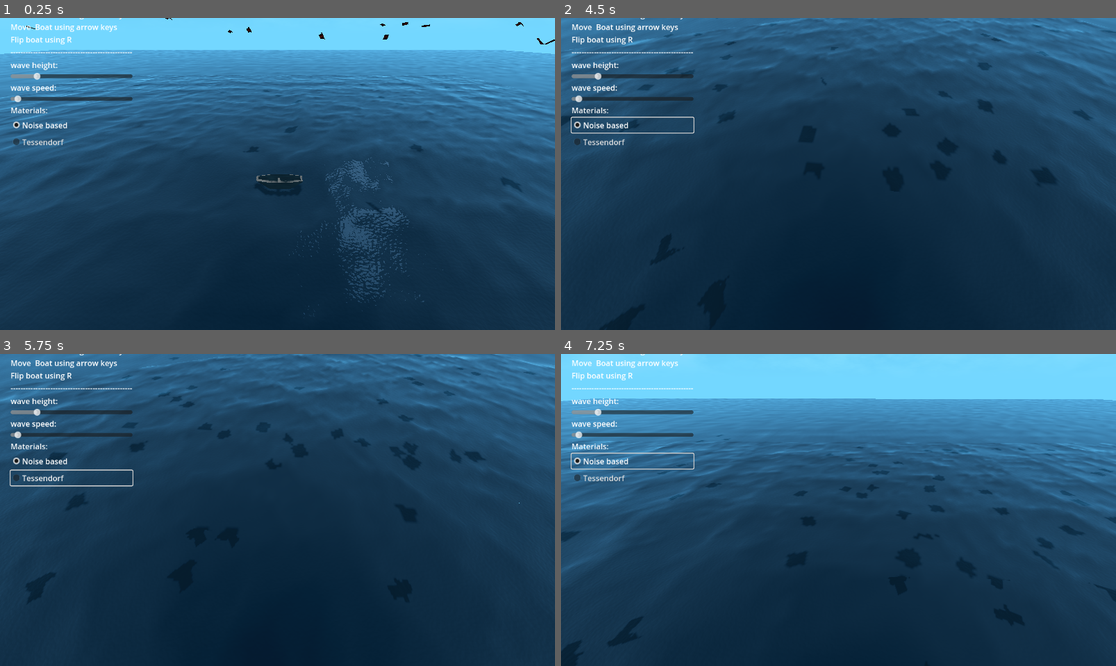
Above: before the commit, frames 1-4 (two rows, left to right).
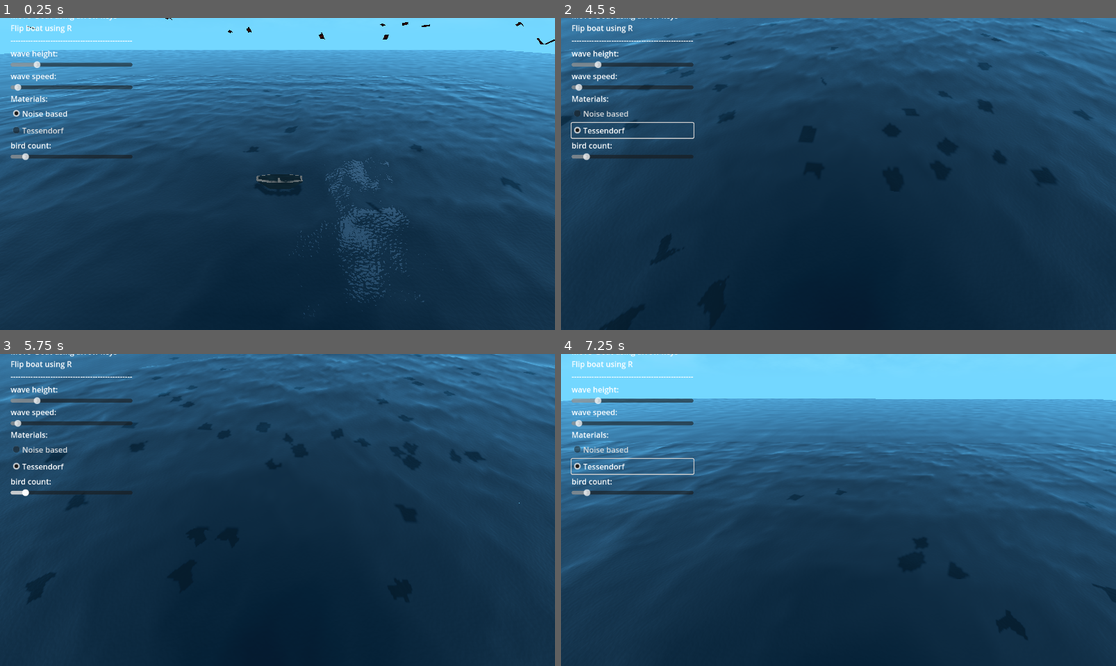
Above: after the commit, the same moments.

Repository: D0V4HKIIN/cs-341-computer-graphics-project
Game: Godot game, scene res://Main.tscn
Same seed, same stepped clock (60 frames per second), same inputs: the game is played once before the commit and once after it.
Inputs (mouse positions are in pixels of both pictures, inside the frame that each line leads up to):
- Up to frame 1 (0.25 s): no input
- Up to frame 2 (4.5 s): move the mouse to (960, 158) at 0.52 s; press the mouse at (960, 158) at 0.53 s; hold Right (boat_right) 0.53-1.28 s; move the mouse to (727, 189) at 1.27 s; release the mouse at (727, 189) at 1.28 s; hold Down (boat_back) 1.28-2.03 s; click (727, 189) at 1.35 s; move the mouse to (894, 105) at 2.02 s; press the mouse at (894, 105) at 2.03 s; hold Right (boat_right) 2.03-2.78 s; move the mouse to (810, 236) at 2.77 s; release the mouse at (810, 236) at 2.78 s; hold Up (boat_forward) 2.78-3.53 s; click (810, 236) at 2.85 s; move the mouse to (1005, 220) at 3.52 s; press the mouse at (1005, 220) at 3.53 s; hold Left (boat_left) from 3.53 s (still down); move the mouse to (672, 127) at 4.27 s; release the mouse at (672, 127) at 4.28 s; click (672, 127) at 4.35 s
- Up to frame 3 (5.75 s): move the mouse to (305, 510) at 5.02 s; release Left (boat_left) at 5.03 s; press the mouse at (305, 510) at 5.03 s; hold Down (boat_back) from 5.03 s (still down)
- Up to frame 4 (7.25 s): move the mouse to (755, 432) at 5.77 s; release Down (boat_back) at 5.78 s; release the mouse at (755, 432) at 5.78 s; hold Right (boat_right) 5.78-6.53 s; click (755, 432) at 5.85 s; move the mouse to (960, 494) at 6.52 s; press the mouse at (960, 494) at 6.53 s; hold Up (boat_forward) from 6.53 s (still down)

The runs differ from the first frame. In frame 1, 2.6% of the frame differs, in the area x 1-24%, y 0-46%; in frame 2, 3.0%; in frame 3, 2.8%; in frame 4, 3.6%, in the area x 0-100%, y 0-97%.

Commit message:
bird count

Diff:
--- a/seas-341_captain_hooks_black_pearl/Birds/manyBirds.gd
+++ b/seas-341_captain_hooks_black_pearl/Birds/manyBirds.gd
@@ -1,6 +1,5 @@
 extends MultiMeshInstance3D
 
-@onready var swarm = $"../birds"
 @onready var box = $"../birds/Box"
 
 var box_vertices: Vector3
@@ -27,7 +26,7 @@
 
 # Called when the node enters the scene tree for the first time.
 func _ready():
-	BOID_COUNT = swarm.multimesh.instance_count
+	BOID_COUNT = multimesh.instance_count
 	boid_positions.resize(BOID_COUNT)
 	boid_velocities.resize(BOID_COUNT)
 	attractor_positions.resize(attractor_count)
@@ -48,12 +47,12 @@
 	for i in range(BOID_COUNT):
 		boid_positions[i] = Vector3(randf_range(min_vertex.x, max_vertex.x), randf_range(min_vertex.y, max_vertex.y), randf_range(min_vertex.z, max_vertex.z))
 		boid_velocities[i] = Vector3(randf_range(-1, 1), randf_range(-1, 1), randf_range(-1, 1)).normalized() * randf_range(BOID_SPEED_MIN, BOID_SPEED_MAX)
-		swarm.multimesh.set_instance_transform(i, Transform3D(Basis(), boid_positions[i]))
-		swarm.multimesh.set_instance_custom_data(i, Color(randf(), randf(), randf(), randf()))
+		multimesh.set_instance_transform(i, Transform3D(Basis(), boid_positions[i]))
+		multimesh.set_instance_custom_data(i, Color(randf(), randf(), randf(), randf()))
 
 # Called every frame. 'delta' is the elapsed time since the previous frame.
 func _process(delta):
-	for i in range(swarm.multimesh.instance_count):
+	for i in range(multimesh.instance_count):
 		var position = boid_positions[i]
 		var velocity = boid_velocities[i]
 
@@ -63,7 +62,7 @@
 		var separation = Vector3()
 		var neighbor_count = 0
 
-		for j in range(swarm.multimesh.instance_count):
+		for j in range(multimesh.instance_count):
 			if i != j:
 				var neighbor_position = boid_positions[j]
 
--- a/seas-341_captain_hooks_black_pearl/Water.tscn
+++ b/seas-341_captain_hooks_black_pearl/Water.tscn
@@ -8,6 +8,5 @@
 subdivide_depth = 49
 
 [node name="Water" type="MeshInstance3D"]
-cast_shadow = 0
 mesh = SubResource("PlaneMesh_triiu")
 surface_material_override/0 = ExtResource("1_2605e")
--- a/seas-341_captain_hooks_black_pearl/settings2.gd
+++ b/seas-341_captain_hooks_black_pearl/settings2.gd
@@ -3,6 +3,8 @@
 @onready var ocean = $"../Ocean"
 @onready var noise_material = load("res://water_noise_based.gdshader");
 @onready var tessendorf_material = load("res://fft_shader.gdshader");
+
+@onready var birds = $"../birds"
 
 @onready var noise_button = $MarginContainer/VBoxContainer/noise_button;
 @onready var tessendorf_button = $MarginContainer/VBoxContainer/tessendorf_button;
@@ -18,6 +20,9 @@
 		water.get_active_material(0).set("shader_parameter/wave_speed", value);
 	ocean.update_variables();
 
+func change_birds(value):
+	birds.multimesh.set_instance_count(value);
+	print(value);
 
 func _noise_pressed():
 	print("noise")
--- a/seas-341_captain_hooks_black_pearl/settings2.tscn
+++ b/seas-341_captain_hooks_black_pearl/settings2.tscn
@@ -82,7 +82,17 @@
 button_group = ExtResource("2_xv8cx")
 text = "Tessendorf"
 
+[node name="bird count" type="Label" parent="MarginContainer/VBoxContainer"]
+layout_mode = 2
+text = "bird count:"
+
+[node name="bird count slider" type="HSlider" parent="MarginContainer/VBoxContainer"]
+layout_mode = 2
+max_value = 200.0
+value = 20.0
+
 [connection signal="value_changed" from="MarginContainer/VBoxContainer/wave_height slider" to="." method="change_wave_height"]
 [connection signal="value_changed" from="MarginContainer/VBoxContainer/wave speed slider" to="." method="change_wave_speed"]
 [connection signal="pressed" from="MarginContainer/VBoxContainer/noise_button" to="." method="_noise_pressed"]
 [connection signal="pressed" from="MarginContainer/VBoxContainer/tessendorf_button" to="." method="_tessendorf_pressed"]
+[connection signal="value_changed" from="MarginContainer/VBoxContainer/bird count slider" to="." method="change_birds"]
--- a/seas-341_captain_hooks_black_pearl/water_noise_based_material.tres
+++ b/seas-341_captain_hooks_black_pearl/water_noise_based_material.tres
@@ -15,7 +15,7 @@
 render_priority = 0
 shader = ExtResource("1_whmqm")
 shader_parameter/water_displacement = Vector2(0, 0)
-shader_parameter/cpu_time = 66.4879
+shader_parameter/cpu_time = 208.967
 shader_parameter/height_scale = 2.0
 shader_parameter/noise_frequency = 0.1
 shader_parameter/wave_speed = 0.05
